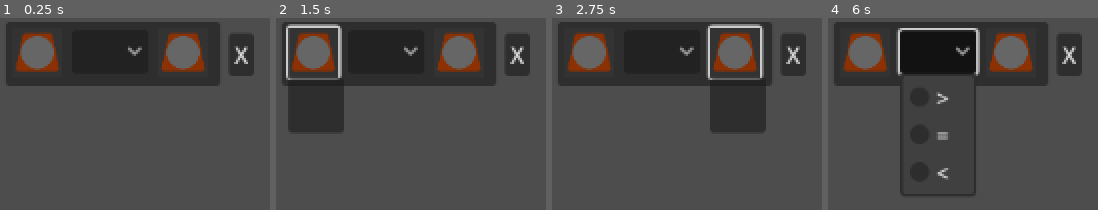
Above: before the commit, frames 1-4 (left to right).
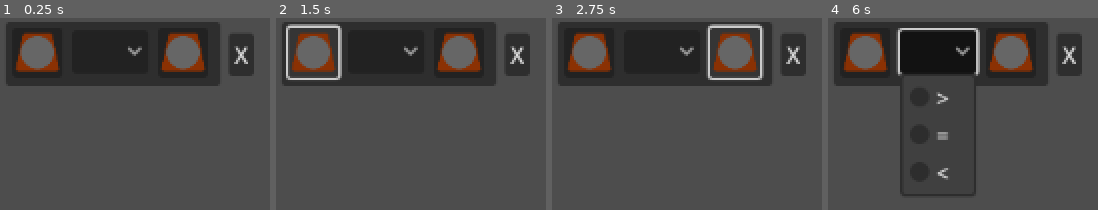
Above: after the commit, the same moments.

Repository: Carth501/The-Big-Grid
Game: Godot game, scene res://scenes/ConditionBar.tscn
Two runs of this game, one before a commit and one after it. Both use one fixed random seed, a clock stepped at 60 frames per second and the inputs below. This scene is started directly instead of the project's main scene.
Inputs (mouse positions are in pixels of both pictures, inside the frame that each line leads up to):
- Up to frame 1 (0.25 s): no input
- Up to frame 2 (1.5 s): click "X" at 0.5 s; click (313, 52) at 1.25 s
- Up to frame 3 (2.75 s): click (735, 52) at 2 s
- Up to frame 4 (6 s): click (865, 52) at 2.75 s; click (1011, 52) at 3.5 s; click (865, 52) at 4.25 s; click (1011, 52) at 5 s; click (938, 52) at 5.75 s

The runs differ from the first frame. In frame 2, 5.2% of the frame differs, in the area x 4-26%, y 5-60%; in frame 3, 5.2%, in the area x 58-80%, y 5-60%; in frame 4, less than 0.1%.
Error in both runs: Invalid call. Nonexistent function 'delete' in base 'Nil'. (res://scripts/display/ConditionBar.gd:81)

Commit message:
create objective display region

Diff:
--- /dev/null
+++ b/data/objectives.json
@@ -0,0 +1,14 @@
+{
+	"test" : [
+		{
+			"native_gold": [
+				{"greater_than": {"const": 12}},
+				{"equal_to": {"supply": "coal"}},
+			],
+			"iron_ingot": [
+				{"greater_than": {"const": 100}},
+				{"less_than": {"const": 200}},
+			]
+		}
+	]
+}
--- a/project.godot
+++ b/project.godot
@@ -25,6 +25,7 @@
 SupplyTranslatorSingle="*res://scripts/singletons/supply_translator.gd"
 Logic_Directory_Single="*res://scripts/singletons/LogicDirectory.gd"
 Save_Handler_Single="*res://scripts/singletons/SaveHandler.gd"
+Objectives_Table_Single="*res://scripts/singletons/ObjectivesTable.gd"
 
 [display]
 
--- a/scenes/Game.tscn
+++ b/scenes/Game.tscn
@@ -13,6 +13,7 @@
 [ext_resource type="Script" path="res://scripts/logic/DevelopmentHandler.gd" id="7_ce23n"]
 [ext_resource type="PackedScene" uid="uid://ccwb8ttiqyrku" path="res://scenes/display/FilterForeman.tscn" id="9_iev5w"]
 [ext_resource type="Script" path="res://scripts/logic/OptionsOverseer.gd" id="12_oy6by"]
+[ext_resource type="Script" path="res://scripts/logic/ObjectiveSystem.gd" id="14_lsg5e"]
 
 [node name="Game" type="Node" node_paths=PackedStringArray("supply_collection", "action_manager", "machine_factory", "save_file_panel", "save_file_name")]
 script = ExtResource("1_kvsp4")
@@ -297,6 +298,11 @@
 
 [node name="OptionsOverseer" type="Node" parent="Logic"]
 script = ExtResource("12_oy6by")
+
+[node name="ObjectiveSystem" type="Node" parent="Logic" node_paths=PackedStringArray("supply_collection", "game_controller")]
+script = ExtResource("14_lsg5e")
+supply_collection = NodePath("../SupplyCollection")
+game_controller = NodePath("../..")
 
 [node name="AutosaveTimer" type="Timer" parent="Logic"]
 wait_time = 300.0
--- /dev/null
+++ b/scenes/display/ObjectiveKey.tscn
@@ -0,0 +1,42 @@
+[gd_scene load_steps=3 format=3 uid="uid://oi8nqbyh744o"]
+
+[ext_resource type="Script" path="res://scripts/display/ObjectiveKey.gd" id="1_p185v"]
+[ext_resource type="PackedScene" uid="uid://b7qkoq5nu3bew" path="res://scenes/display/SupplyIconDisplay.tscn" id="2_2cref"]
+
+[node name="ObjectiveKey" type="Control" node_paths=PackedStringArray("comparator", "supply_icon", "constant")]
+layout_mode = 3
+anchors_preset = 15
+anchor_right = 1.0
+anchor_bottom = 1.0
+grow_horizontal = 2
+grow_vertical = 2
+mouse_filter = 2
+script = ExtResource("1_p185v")
+comparator = NodePath("Comparator")
+supply_icon = NodePath("ColorRect/SupplyIconDisplay")
+constant = NodePath("Constant")
+
+[node name="Comparator" type="Label" parent="."]
+layout_mode = 0
+offset_top = 5.0
+offset_right = 26.0
+offset_bottom = 28.0
+text = ">"
+horizontal_alignment = 1
+
+[node name="ColorRect" type="ColorRect" parent="."]
+layout_mode = 0
+offset_left = 26.0
+offset_right = 62.0
+offset_bottom = 36.0
+color = Color(0.239216, 0.239216, 0.239216, 1)
+
+[node name="SupplyIconDisplay" parent="ColorRect" instance=ExtResource("2_2cref")]
+
+[node name="Constant" type="Label" parent="."]
+layout_mode = 0
+offset_left = 24.0
+offset_top = 6.0
+offset_right = 64.0
+offset_bottom = 29.0
+horizontal_alignment = 1
--- a/scenes/display/SupplyDisplay.tscn
+++ b/scenes/display/SupplyDisplay.tscn
@@ -1,22 +1,25 @@
-[gd_scene load_steps=5 format=3 uid="uid://did1s0tb5cpq1"]
+[gd_scene load_steps=7 format=3 uid="uid://did1s0tb5cpq1"]
 
 [ext_resource type="Script" path="res://scripts/display/SupplyDisplay.gd" id="1_4pac3"]
 [ext_resource type="Script" path="res://scripts/display/SupplyChangeFeedback.gd" id="2_1xhgp"]
 [ext_resource type="Script" path="res://scripts/display/DualButton.gd" id="2_475cn"]
 [ext_resource type="PackedScene" uid="uid://b7qkoq5nu3bew" path="res://scenes/display/SupplyIconDisplay.tscn" id="4_ofdg0"]
+[ext_resource type="Texture2D" uid="uid://c8ita8dnfej1p" path="res://textures/symbols/Star 1.png" id="5_a01e1"]
+[ext_resource type="Script" path="res://scripts/display/ObjectiveStar.gd" id="6_tnf1p"]
 
-[node name="SupplyDisplay" type="Control" node_paths=PackedStringArray("supply_icon_display", "value_label", "max_label", "delta_label", "supply_button", "supply_change_feedback", "supply_curtain")]
+[node name="SupplyDisplay" type="Control" node_paths=PackedStringArray("supply_icon_display", "value_label", "max_label", "delta_label", "supply_button", "supply_change_feedback", "supply_curtain", "objective_star")]
 custom_minimum_size = Vector2(128, 64)
 layout_mode = 3
 anchors_preset = 0
 script = ExtResource("1_4pac3")
-supply_icon_display = NodePath("Button/SupplyIconDisplay")
+supply_icon_display = NodePath("Button/ColorRect/SupplyIconDisplay")
 value_label = NodePath("Button/Count")
 max_label = NodePath("Button/Max")
 delta_label = NodePath("Button/Delta")
 supply_button = NodePath("Button")
 supply_change_feedback = NodePath("Button/SupplyChangeFeedback")
 supply_curtain = NodePath("Button/SupplyCurtain")
+objective_star = NodePath("ObjectiveStar")
 
 [node name="Button" type="Button" parent="."]
 layout_mode = 1
@@ -27,12 +30,15 @@
 grow_vertical = 2
 script = ExtResource("2_475cn")
 
-[node name="SupplyIconDisplay" parent="Button" instance=ExtResource("4_ofdg0")]
-layout_mode = 1
+[node name="ColorRect" type="ColorRect" parent="Button"]
 offset_left = 2.0
 offset_top = 13.0
-offset_right = 2.0
-offset_bottom = 13.0
+offset_right = 38.0
+offset_bottom = 49.0
+color = Color(0.239216, 0.239216, 0.239216, 1)
+
+[node name="SupplyIconDisplay" parent="Button/ColorRect" instance=ExtResource("4_ofdg0")]
+layout_mode = 1
 
 [node name="Count" type="RichTextLabel" parent="Button"]
 layout_mode = 1
@@ -95,5 +101,27 @@
 grow_horizontal = 2
 grow_vertical = 2
 
+[node name="ObjectiveStar" type="TextureRect" parent="." node_paths=PackedStringArray("condition_panel")]
+visible = false
+layout_mode = 0
+offset_left = 22.0
+offset_top = 1.0
+offset_right = 44.0
+offset_bottom = 23.0
+texture = ExtResource("5_a01e1")
+expand_mode = 1
+script = ExtResource("6_tnf1p")
+condition_panel = NodePath("ConditionPanel")
+
+[node name="ConditionPanel" type="ColorRect" parent="ObjectiveStar"]
+visible = false
+layout_mode = 0
+offset_top = -86.0
+offset_right = 58.0
+pivot_offset = Vector2(0, 44)
+color = Color(0, 0, 0, 1)
+
 [connection signal="left_click" from="Button" to="." method="select"]
 [connection signal="right_click" from="Button" to="." method="open_menu"]
+[connection signal="mouse_entered" from="ObjectiveStar" to="ObjectiveStar" method="open_objective_panel"]
+[connection signal="mouse_exited" from="ObjectiveStar" to="ObjectiveStar" method="close_objective_panel"]
--- a/scenes/display/SupplyIconDisplay.tscn
+++ b/scenes/display/SupplyIconDisplay.tscn
@@ -8,27 +8,26 @@
 anchors_preset = 0
 mouse_filter = 1
 script = ExtResource("1_8gr0y")
-texture_rect = NodePath("ColorRect/TextureRect")
-panel_container = NodePath("PanelContainer")
-label = NodePath("PanelContainer/Label")
+texture_rect = NodePath("MarginContainer/TextureRect")
+panel_container = NodePath("MarginContainer/TextureRect/PanelContainer")
+label = NodePath("MarginContainer/TextureRect/PanelContainer/Label")
 
-[node name="ColorRect" type="ColorRect" parent="."]
-layout_mode = 0
+[node name="MarginContainer" type="MarginContainer" parent="."]
+layout_mode = 2
 offset_right = 36.0
 offset_bottom = 36.0
-mouse_filter = 1
-color = Color(0.2, 0.2, 0.2, 1)
+theme_override_constants/margin_left = 2
+theme_override_constants/margin_top = 2
+theme_override_constants/margin_right = 2
+theme_override_constants/margin_bottom = 2
 
-[node name="TextureRect" type="TextureRect" parent="ColorRect"]
-layout_mode = 0
-offset_left = 2.0
-offset_top = 2.0
-offset_right = 34.0
-offset_bottom = 34.0
+[node name="TextureRect" type="TextureRect" parent="MarginContainer"]
+custom_minimum_size = Vector2(32, 32)
+layout_mode = 2
 texture = ExtResource("2_e4cc6")
 expand_mode = 4
 
-[node name="PanelContainer" type="PanelContainer" parent="."]
+[node name="PanelContainer" type="PanelContainer" parent="MarginContainer/TextureRect"]
 visible = false
 layout_mode = 0
 offset_top = 36.0
@@ -36,8 +35,5 @@
 offset_bottom = 76.0
 mouse_filter = 2
 
-[node name="Label" type="Label" parent="PanelContainer"]
+[node name="Label" type="Label" parent="MarginContainer/TextureRect/PanelContainer"]
 layout_mode = 2
-
-[connection signal="mouse_entered" from="ColorRect" to="." method="show_label"]
-[connection signal="mouse_exited" from="ColorRect" to="." method="hide_label"]
--- a/scripts/GameController.gd
+++ b/scripts/GameController.gd
@@ -1,4 +1,6 @@
-extends Node
+class_name Game_Controller extends Node
+
+signal game_setup_ready
 
 @export var supply_collection : Supply_Collection
 @export var action_manager : Action_Manager
--- /dev/null
+++ b/scripts/display/ObjectiveKey.gd
@@ -0,0 +1,24 @@
+class_name Objective_Key extends Control
+
+@export var comparator : Label
+@export var supply_icon : Supply_Icon_Display
+@export var constant : Label
+var supply_collection : Supply_Collection
+
+func _ready():
+	supply_collection = Logic_Directory_Single.get_object("Supply_Collection")
+
+func set_objective_supply(id : String):
+	constant.visible = false
+	supply_icon.visible = true
+	var supply = supply_collection.get_supply(id)
+	supply_icon.set_image_by_path(supply.supply_icon_path)
+	supply_icon.set_supply_name(supply.get_translation())
+
+func set_objective_constant(value : float):
+	constant.visible = true
+	supply_icon.visible = false
+	constant.text = str(value)
+
+func set_comparator(symbol : String):
+	comparator.text = symbol
--- /dev/null
+++ b/scripts/display/ObjectiveStar.gd
@@ -0,0 +1,45 @@
+class_name Objective_Star extends TextureRect
+
+@export var condition_panel : Control
+@onready var key_prefab = preload("res://scenes/display/ObjectiveKey.tscn")
+
+func set_objective_conditions(obj_def : Array):
+	var height = obj_def.size() * 42 + 2
+	condition_panel.size = Vector2(68, height)
+	var i = 0
+	for criteria in obj_def:
+		var new_key_display = key_prefab.instantiate()
+		var vert = i * 40 + 4
+		new_key_display.position = Vector2(2, vert)
+		condition_panel.add_child(new_key_display)
+		if(criteria.has("less_than")):
+			new_key_display.set_comparator("<")
+			if(criteria["less_than"].has("supply")):
+				var id = criteria["less_than"]["supply"]
+				new_key_display.set_objective_supply(id)
+			else:
+				var value = criteria["less_than"]["const"]
+				new_key_display.set_objective_constant(value)
+		elif(criteria.has("equal_to")):
+			new_key_display.set_comparator("=")
+			if(criteria["equal_to"].has("supply")):
+				var id = criteria["equal_to"]["supply"]
+				new_key_display.set_objective_supply(id)
+			else:
+				var value = criteria["equal_to"]["const"]
+				new_key_display.set_objective_constant(value)
+		elif(criteria.has("greater_than")):
+			new_key_display.set_comparator(">")
+			if(criteria["greater_than"].has("supply")):
+				var id = criteria["greater_than"]["supply"]
+				new_key_display.set_objective_supply(id)
+			else:
+				var value = criteria["greater_than"]["const"]
+				new_key_display.set_objective_constant(value)
+		i += 1
+
+func open_objective_panel():
+	condition_panel.visible = true
+
+func close_objective_panel():
+	condition_panel.visible = false
--- a/scripts/display/SupplyDisplay.gd
+++ b/scripts/display/SupplyDisplay.gd
@@ -7,6 +7,7 @@
 @export var supply_button : Button
 @export var supply_change_feedback : Supply_Change_Feedback
 @export var supply_curtain : Panel
+@export var objective_star : Objective_Star
 var supply : Supply
 var showing := true
 var static_position := true
@@ -15,12 +16,13 @@
 supply_collection : Supply_Collection,
 options_overseer : Options_Overseer):
 	supply = supply_collection.get_supply(id)
-	# don't use the function for updating value, because it should start hidden.
 	value_label.text = center(str("%.1f" % supply.value))
 	supply.update_value.connect(set_value_display)
 	supply.new_delta.connect(add_new_delta)
 	set_max_display(supply.v_max)
 	supply.update_max.connect(set_max_display)
+	supply.set_obj.connect(set_objective)
+	supply.unset_obj.connect(unset_objective)
 	if(supply.active):
 		set_active()
 	else:
@@ -78,3 +80,10 @@
 
 func open_menu():
 	supply.open()
+
+func set_objective(obj_def : Array):
+	objective_star.visible = true
+	objective_star.set_objective_conditions(obj_def)
+
+func unset_objective():
+	objective_star.visible = false
--- /dev/null
+++ b/scripts/logic/ObjectiveSystem.gd
@@ -0,0 +1,25 @@
+class_name Objective_System extends Node
+
+@export var supply_collection : Supply_Collection
+var active_objective : Dictionary
+var future_objectives := []
+@export var game_controller : Game_Controller
+
+func _ready():
+	if(!game_controller.is_node_ready()):
+		await game_controller.ready
+	future_objectives = Objectives_Table_Single.data["test"]
+	next()
+
+func next():
+	var new_objective = future_objectives.pop_front()
+	if(new_objective == null):
+		print("VICTORY")
+		return
+	active_objective = new_objective
+	for supply_id in active_objective:
+		var supply = supply_collection.get_supply(supply_id)
+		while(supply == null):
+			await supply_collection.new_supply
+			supply = supply_collection.get_supply(supply_id)
+		supply.set_objective(active_objective[supply_id])
--- a/scripts/logic/Supply.gd
+++ b/scripts/logic/Supply.gd
@@ -6,6 +6,8 @@
 signal update_active
 signal open_menu(Supply)
 signal select(String)
+signal set_obj(Array)
+signal unset_obj()
 
 var id := ""
 var value := 0.0
@@ -122,3 +124,9 @@
 	update_value.emit(value)
 	if(values["active"]):
 		activate()
+
+func set_objective(obj_def: Array):
+	set_obj.emit(obj_def)
+
+func unset_objective():
+	unset_obj.emit()
--- /dev/null
+++ b/scripts/singletons/ObjectivesTable.gd
@@ -0,0 +1,19 @@
+extends Node
+
+var data : Dictionary
+@export var data_path = "res://data/objectives.json"
+
+func _ready():
+	data = load_json_file(data_path)
+
+func load_json_file(filePath: String):
+	if FileAccess.file_exists(filePath):
+		var dataFile = FileAccess.open(filePath, FileAccess.READ)
+		var parsedResult = JSON.parse_string(dataFile.get_as_text())
+
+		if parsedResult is Dictionary:
+			return parsedResult
+		else:
+			push_error("error reading the actions file")
+	else:
+		push_error("actions file does not exist")
Not shown: 1 places in scenes/Game.tscn that only renumber resources
Binary file added: textures/symbols/Star 1.png
Not shown, added: textures/symbols/Star 1.png.import
